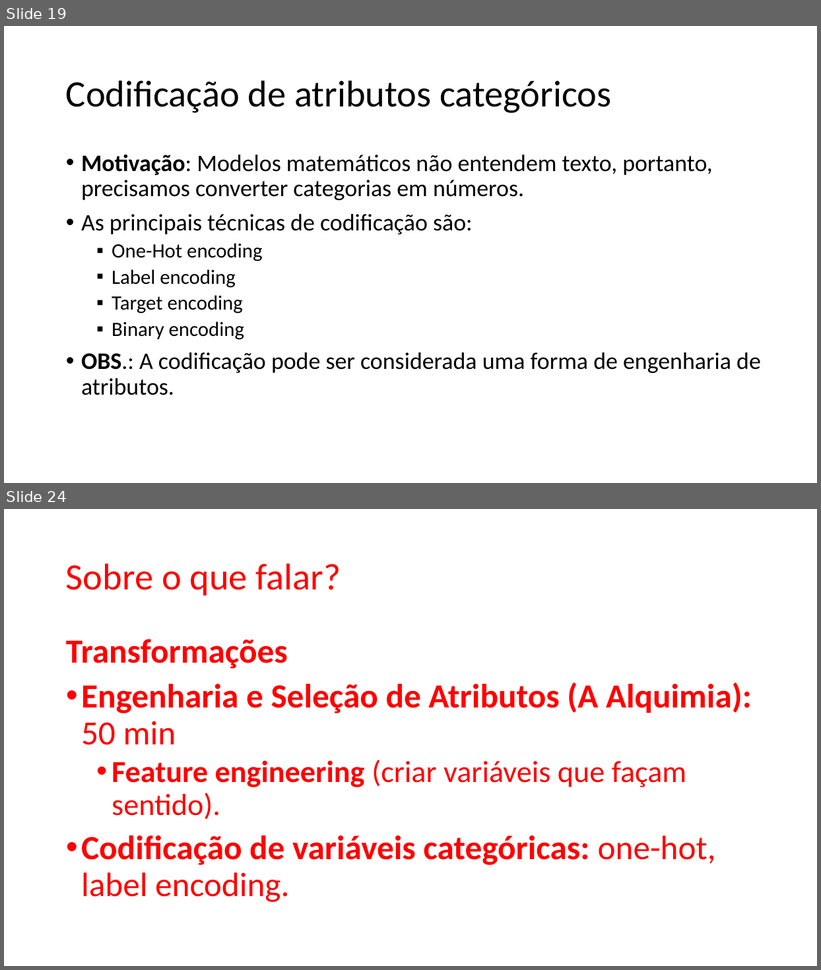
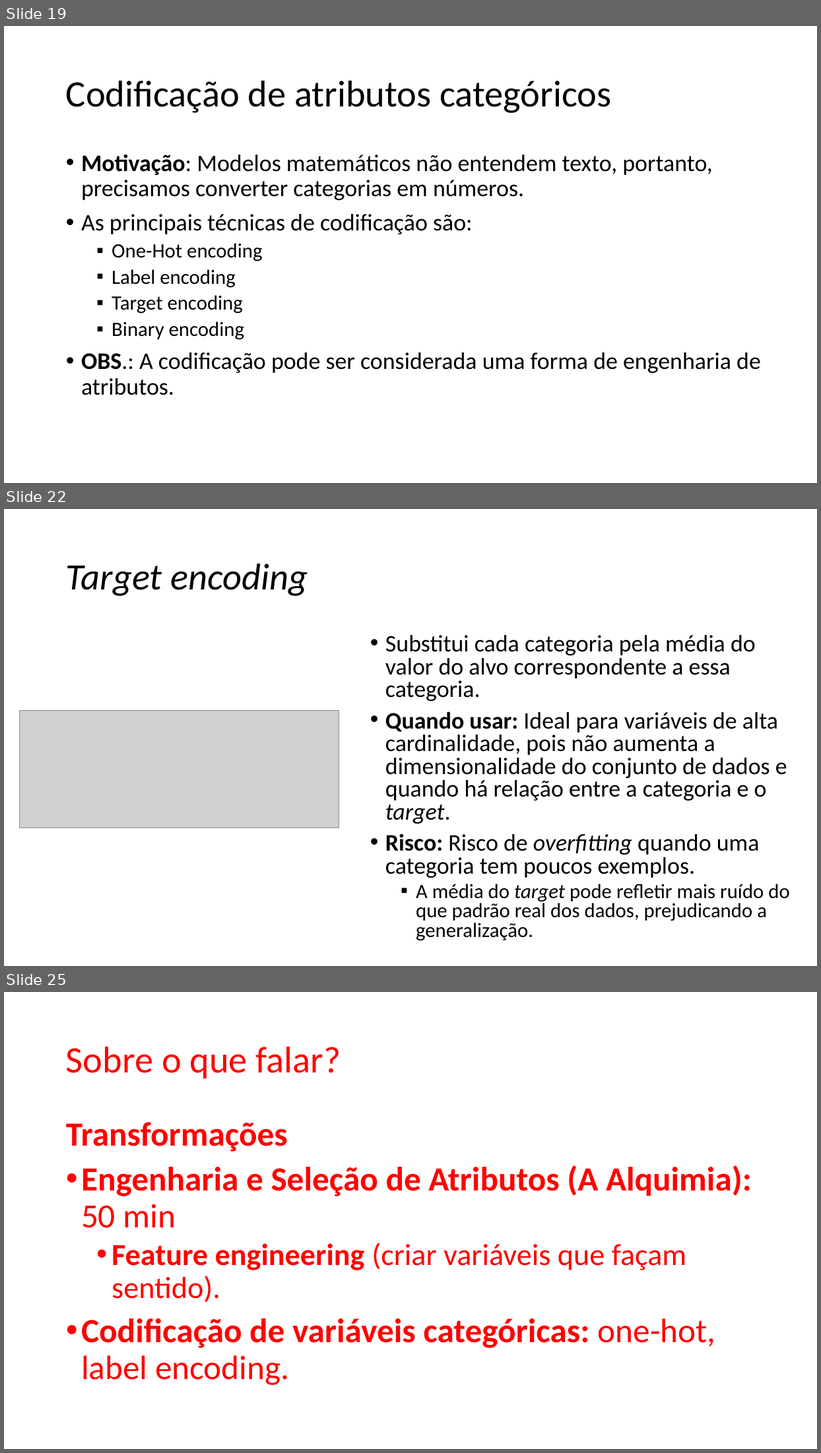
Before and after one commit to zz4fap/c24_inteligencia_artificial, a slide deck: slides/C24_Transformações.pptx. Shown one above the other, each under a label of ours: slides 19 and 24 before the commit, slides 19, 22 and 25 after it; the slides between them are not shown. The pictures are 821x970 and 821x1453 pixels, drawn with LibreOffice and Linux fonts; fonts in the diff are those of the drawing; grey boxes stand for pictures. Boxes give left, top, right and bottom in pixels: in the first picture for what was removed or moved away, otherwise in the second. Text is boxed around its words. In the diff, an @@ line names an element or a change of style, - is before the commit and + after.

```diff
--- a/slides/C24_Transformações.pptx
+++ b/slides/C24_Transformações.pptx
@@ slide 22 added at [4, 509, 817, 966], background #FFFFFF @@
@@ title added at [66, 563, 308, 596], 44 pt, text #000000, italic @@
+Target encoding
@@ text added at [385, 635, 789, 941], 28 pt, text #000000 @@
+• Substitui cada categoria pela média do valor do alvo correspondente a essa categoria.
+• Quando usar: Ideal para variáveis de alta cardinalidade, pois não aumenta a dimensionalidade do conjunto de dados e quando há relação entre a categoria e o target.
+• Risco: Risco de overfitting quando uma categoria tem poucos exemplos.
+  ▪ A média do target pode refletir mais ruído do que padrão real dos dados, prejudicando a generalização.
@@ picture added at [19, 711, 339, 828] @@
@@ what was slide 24 is now slide 25 @@
```
Also in this commit, not shown: 1 slide changed, 3 other slides added, 3 slides removed.
